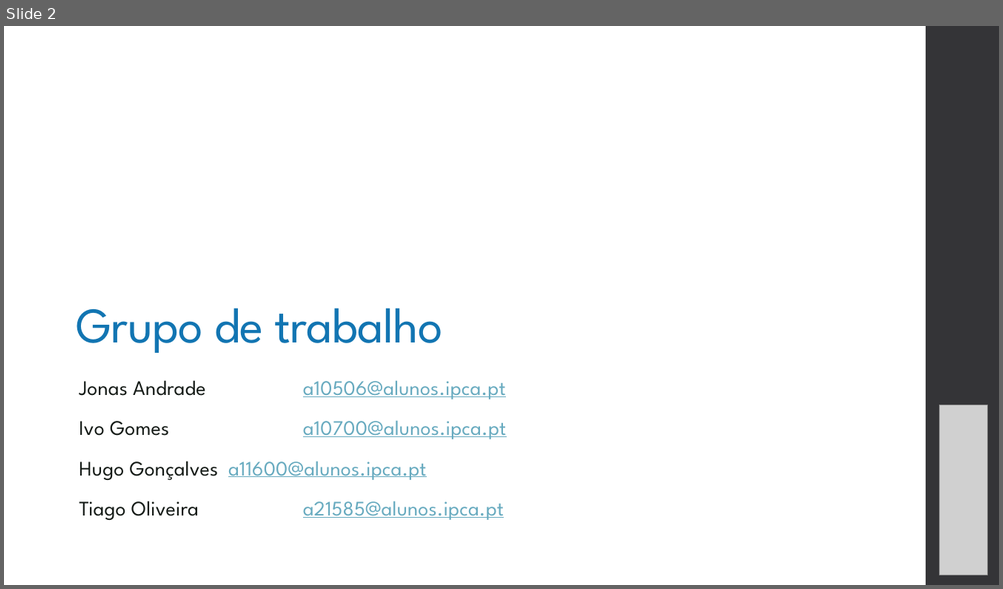
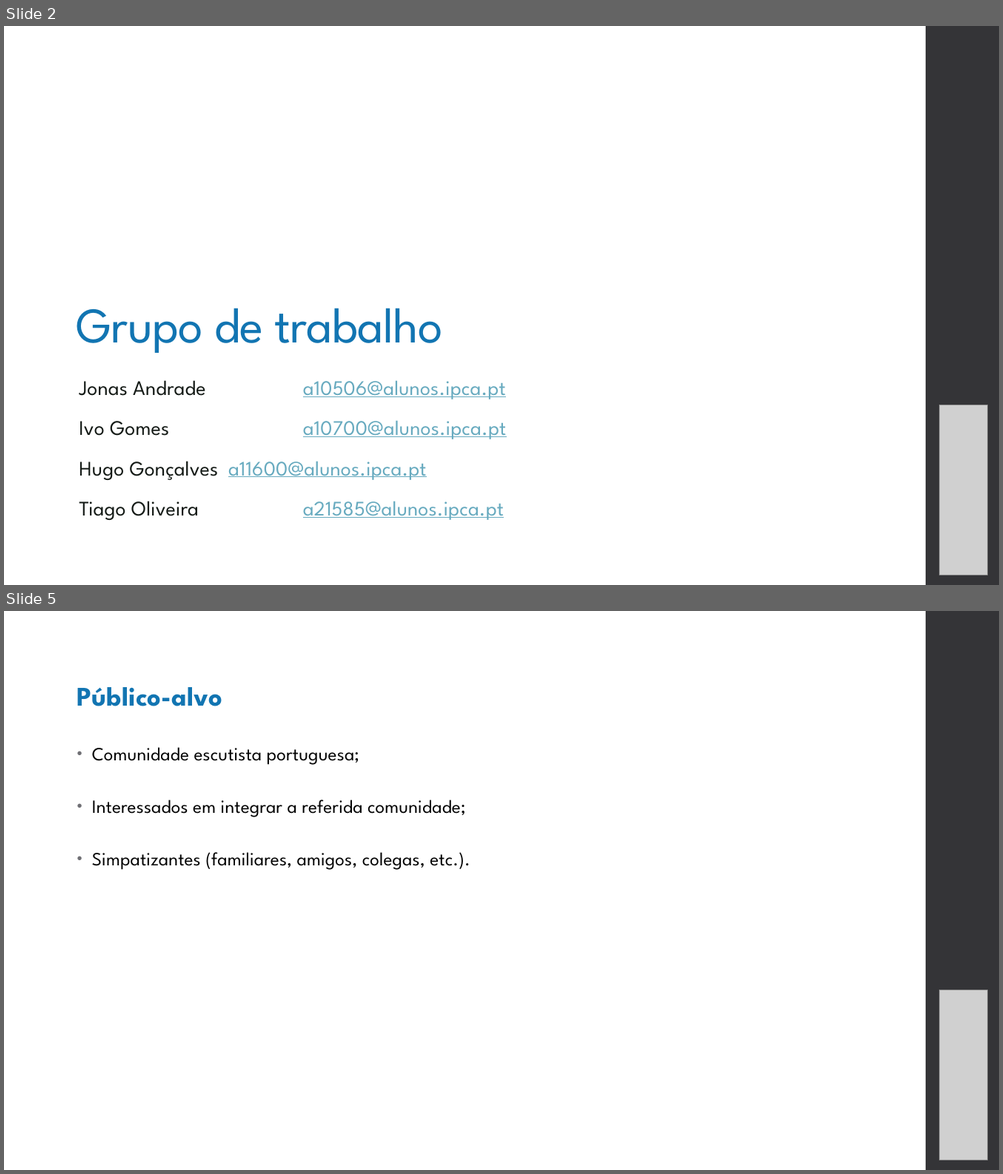
Before and after one commit to GitTiagoOliveira/escutas, a slide deck: docs/presentation.pptx. Shown one above the other, each under a label of ours: slide 2 before the commit, slides 2 and 5 after it; the slides between them are not shown. The pictures are 1003x589 and 1003x1174 pixels, drawn with LibreOffice and Linux fonts; fonts in the diff are those of the drawing; grey boxes stand for pictures. Boxes give left, top, right and bottom in pixels: in the first picture for what was removed or moved away, otherwise in the second. Text is boxed around its words. In the diff, an @@ line names an element or a change of style, - is before the commit and + after.

```diff
--- a/docs/presentation.pptx
+++ b/docs/presentation.pptx
@@ slide 5 added at bbox=[4, 611, 999, 1170], background #FFFFFF; not listed: 1 template element that a slide beside it also shows @@
@@ text added at bbox=[77, 687, 470, 870], 18 pt, text #000000 @@
+Público-alvo
+• Comunidade escutista portuguesa;
+• Interessados em integrar a referida comunidade;
+• Simpatizantes (familiares, amigos, colegas, etc.).
@@ picture added at bbox=[939, 991, 987, 1161] @@
```
Also in this commit, not shown: 1 other slide changed, 6 other slides added, 2 slides removed, 7 other files.
